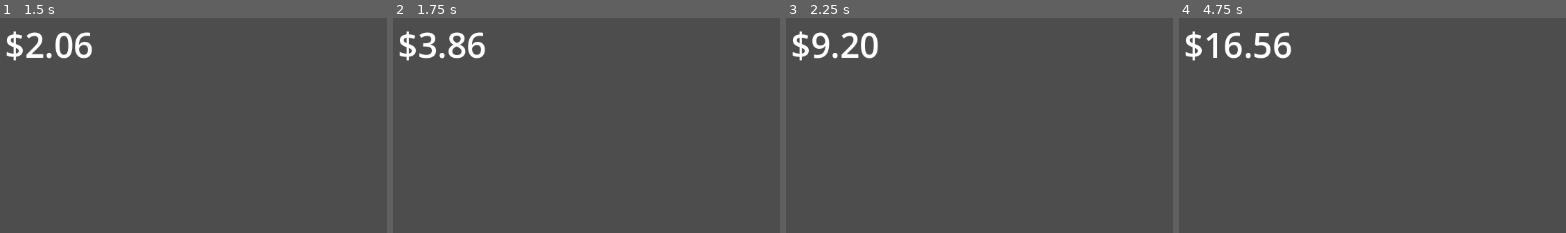
Above: before the commit, frames 1-4 (left to right).
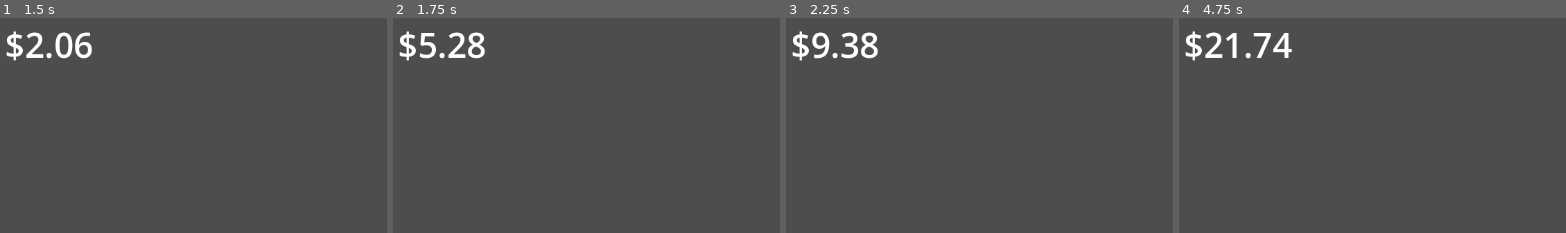
Above: after the commit, the same moments.

Repository: csweet22/FrogBar
Game: Godot game, scene res://Menus/main_menu.tscn
Two runs of this game, one before a commit and one after it. Both use one fixed random seed, a clock stepped at 60 frames per second and the inputs below.
Inputs:
- Up to frame 1 (1.5 s): click "START GAME" at 0.5 s; tap Enter (ui_accept) at 1.25 s; hold Right (ui_right) from 1.28 s (still down)
- Up to frame 2 (1.75 s): keep holding Right (ui_right); tap Enter (ui_accept) at 1.52 s
- Up to frame 3 (2.25 s): release Right (ui_right) at 2.03 s; hold Down (ui_down) from 2.03 s (still down)
- Up to frame 4 (4.75 s): tap Enter (ui_accept) at 2.27, 3.77, 4.52 s; release Down (ui_down) at 2.78 s; hold Right (ui_right) 2.78-3.53 s; hold Up (ui_up) 3.53-4.28 s; hold Left (ui_left) from 4.28 s (still down)
The pictures show only the part of the screen within x 0-50%, y 0-50%; the shares and areas given below are measured in that part.

Frame 1 is identical in both runs. In frame 2, 0.7% of the frame differs, in the area x 6-24%, y 6-20%; in frame 3, 0.4%; in frame 4, 1.3%, in the area x 6-30%, y 6-20%.

Commit message:
Much better

Diff:
--- a/Menus/hud_menu.gd
+++ b/Menus/hud_menu.gd
@@ -2,7 +2,12 @@
 
 @export var score_label: Label
 
-var display_score: float = 0.0
+var display_score: float = 0.0:
+	get:
+		return display_score
+	set(value):
+		display_score = value
+		score_label.text = "$" + ("%.2f" % display_score)
 var tween: Tween
 
 # Called when the node enters the scene tree for the first time.
@@ -15,8 +20,4 @@
 	tween = create_tween()
 	tween.set_trans(Tween.TRANS_QUAD)
 	tween.set_ease(Tween.EASE_OUT)
-	tween.tween_method(update_label, display_score, score, 1.0)
 	tween.tween_property(self, "display_score", score, 1.0)
-
-func update_label(new_score: float):
-	score_label.text = "$" + ("%.2f" % new_score)
